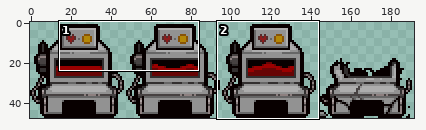
One commit to this sprite sheet: demo/TheBuildingOfIsaac/game_sample/image/slotMachine_hp.png. The first picture is a wide view before the edit; the outline marks the close-up.
Close-up. Before the edit:
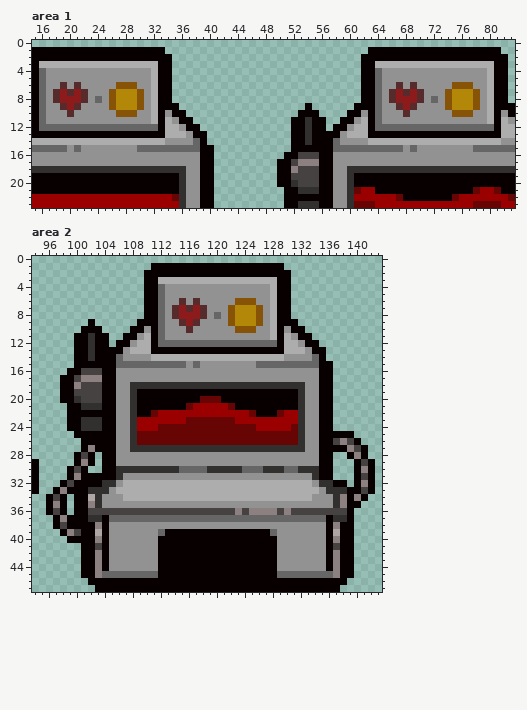
The file is 192x48 pixels. Shown: area 1: x 15..83, y 0..23; area 2: x 94..143, y 0..47.
New version:
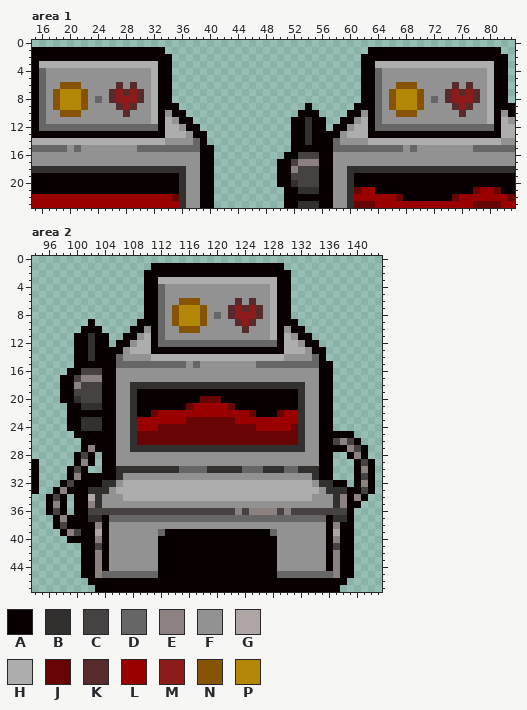
Palette (. is transparent): A #080000  B #322f2f  C #474242  D #666666  E #8d8080  F #929292  G #aea5a5  H #adadad  J #670505  K #572b2b  L #9b0000  M #8d1b1b  N #875307  P #b38707
From old to new:
Changed rows in their new state; - is an unchanged pixel.
Area 1:
first column x 18:
 6 -NNN-----KFK-------------------------------------NNN-----KFK-
 7 NPPPN---KMKMK-----------------------------------NPPPN---KMKMK
 8 NPPPN---KMMMK-----------------------------------NPPPN---KMMMK
 9 NPPPN---FKMKF-----------------------------------NPPPN---FKMKF
10 -NNN-----FKF-------------------------------------NNN-----FKF-
Area 2:
first column x 114:
 6 -NNN-----KFK-
 7 NPPPN---KMKMK
 8 NPPPN---KMMMK
 9 NPPPN---FKMKF
10 -NNN-----FKF-
Changed places in both close-ups, as pixel boxes (x1, y1, x2, y2):
changed: (53, 82, 144, 117)
changed: (389, 82, 480, 117)
changed: (172, 298, 263, 333)
